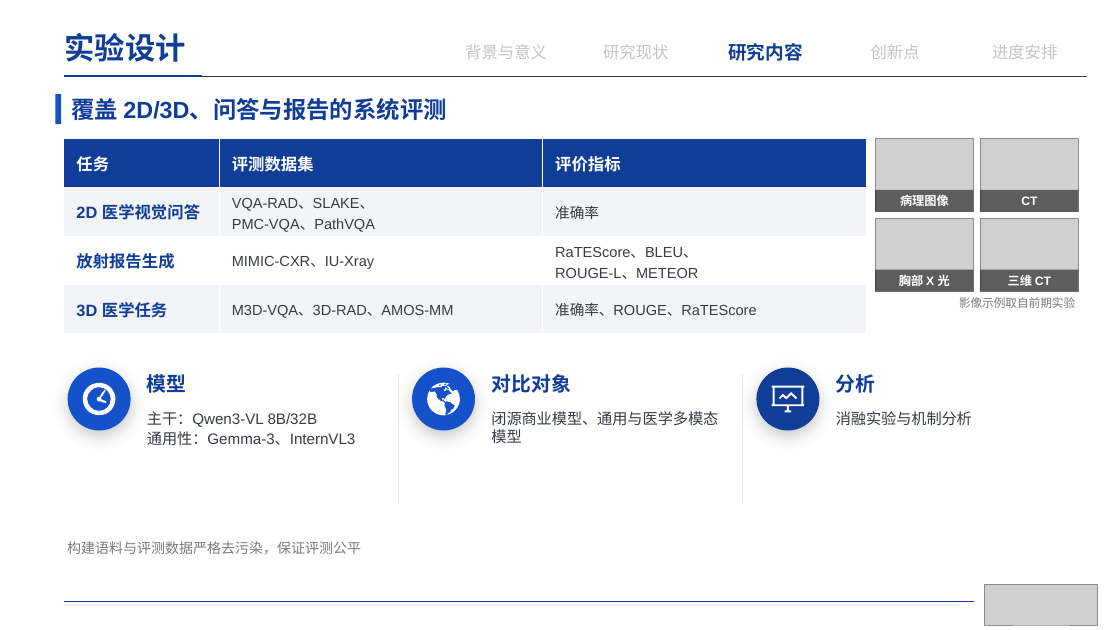
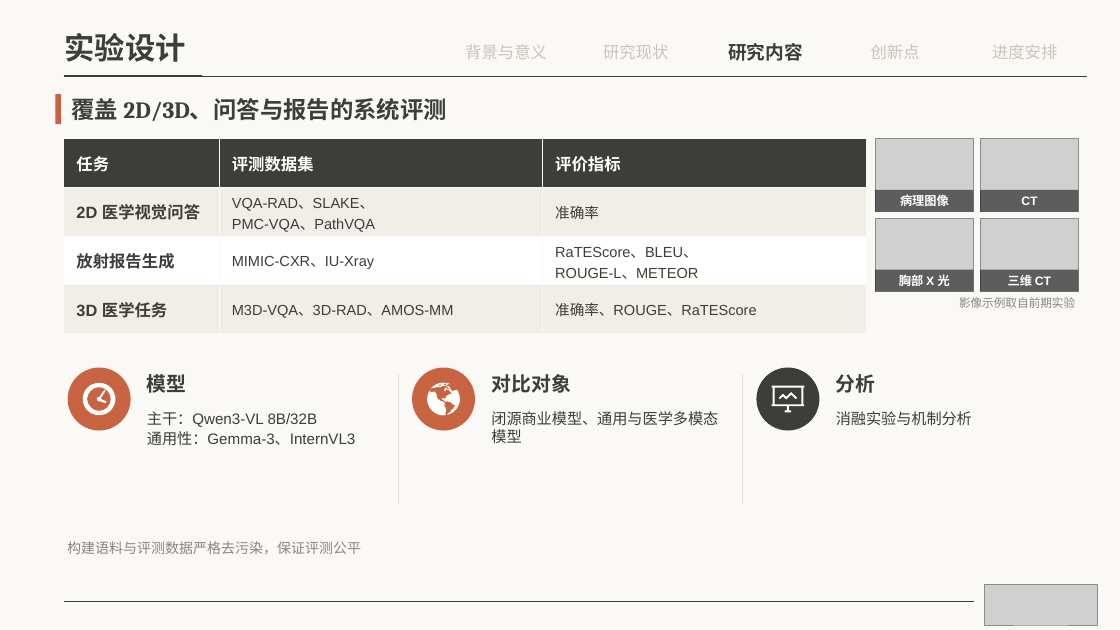
Before and after one commit to irving-2222/Graduation-Thesis, a slide deck: slide 17 of 开题答辩.pptx. Drawn at 1120x630 pixels with LibreOffice and Linux fonts; fonts in the diff are those of the drawing; grey boxes stand for pictures. Boxes give left, top, right and bottom in pixels: in the first picture for what was removed or moved away, otherwise in the second. Text is boxed around its words. In the diff, an @@ line names an element or a change of style, - is before the commit and + after.

```diff
--- a/开题答辩.pptx
+++ b/开题答辩.pptx
@@ background #FFFFFF to #FAF9F5 @@
@@ text "实验设计" at <box>65,33,186,62</box>: font Arial to Cambria, text colour #103D98 to #3D3D3A @@
@@ line (64, 76) - (1088, 76): stroke #373B43 0.5 pt to #3D3D3A 0.5 pt @@
@@ line (64, 76) - (202, 76): stroke #103D98 1.75 pt to #3D3D3A 1.75 pt @@
@@ text "覆盖 2D/3D、问答与报告的系统评测" at <box>71,94,447,124</box>: font Arial to Cambria, text colour #103D98 to #3D3D3A @@
@@ rectangle at <box>55,94,61,124</box>: fill #1551CA to #C96442 @@
@@ table at <box>64,139,866,334</box> @@
@@ fill #103D98 to #3D3D3A in row 1 @@
@@ fill #F2F4F9 to #F0EEE6 in 6 cells @@
@@ text colour #103D98 to #3D3D3A in "2D 医学视觉问答", "放射报告生成", "3D 医学任务" @@
@@ text colour #373B43 to #3D3D3A in "VQA-RAD、SLAKE、 PMC-VQA、PathVQA", "准确率", "MIMIC-CXR、IU-Xray", "RaTEScore、BLEU、 ROUGE-L、METEOR" and 2 more places @@
@@ borders changed @@
@@ ellipse at <box>68,368,131,431</box>: fill #1551CA to #C96442; shadow off @@
@@ line (398, 374) - (398, 504): stroke #E3E6EA 1 pt to #E3E0D6 1 pt @@
@@ ellipse at <box>412,368,475,431</box>: fill #1551CA to #C96442; shadow off @@
@@ line (743, 374) - (743, 504): stroke #E3E6EA 1 pt to #E3E0D6 1 pt @@
@@ ellipse at <box>756,368,819,431</box>: fill #103D98 to #3D3D3A; shadow off @@
@@ text colour #103D98 to #3D3D3A in 4 elements at <box>728,43,802,61</box>, <box>147,374,187,393</box>, <box>491,374,570,393</box>, <box>836,374,876,393</box> @@
@@ line (64, 602) - (974, 602): stroke #103D98 0.5 pt to #3D3D3A 0.5 pt @@
```
Also in this commit, not shown: 21 other slides changed, 1 other file.
